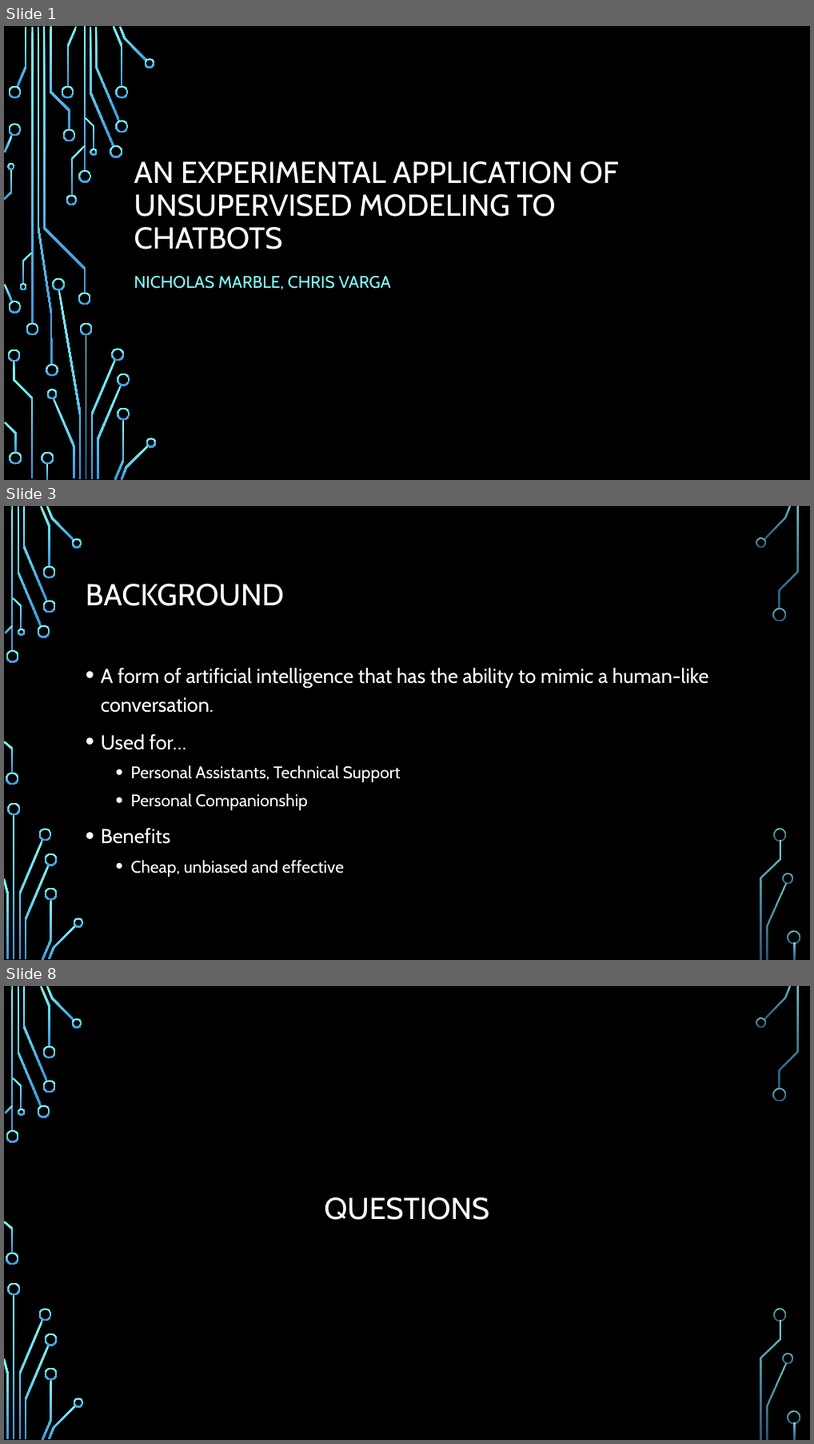
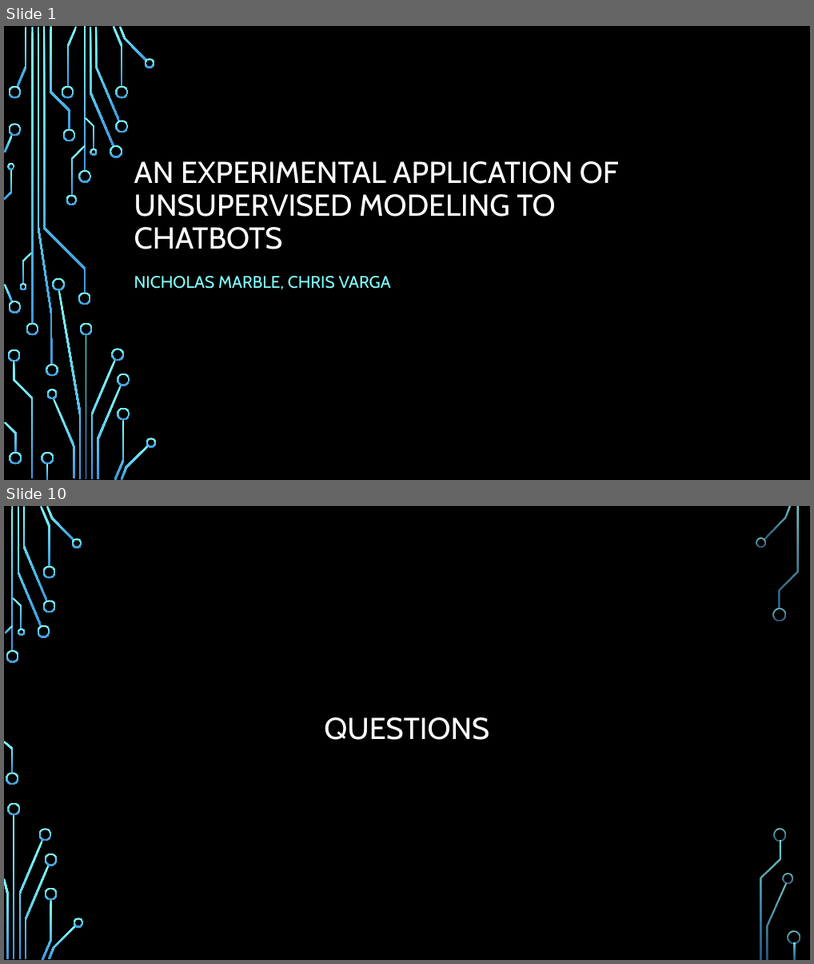
Before and after one commit to chrisvarga/chatbot, a slide deck: Marble_Varga_Prop_Presentation.pptx. Shown one above the other, each under a label of ours: slides 1, 3 and 8 before the commit, slides 1 and 10 after it; the slides between them are not shown. The pictures are 814x1444 and 814x964 pixels, drawn with LibreOffice and Linux fonts; fonts in the diff are those of the drawing; background and template pictures are left out. Boxes give left, top, right and bottom in pixels: in the first picture for what was removed or moved away, otherwise in the second. Text is boxed around its words. In the diff, an @@ line names an element or a change of style, - is before the commit and + after.

```diff
--- a/Marble_Varga_Prop_Presentation.pptx
+++ b/Marble_Varga_Prop_Presentation.pptx
@@ slide 3 removed at [4,506,810,960], background picture (left out); not listed: 36 template elements that a slide beside it also shows @@
@@ title removed at [86,584,284,606] @@
-BACKGROUND
@@ text removed at [101,668,710,876] @@
-• A form of artificial intelligence that has the ability to mimic a human-like conversation.
-• Used for…
-  • Personal Assistants, Technical Support
-  • Personal Companionship
-• Benefits
-  • Cheap, unbiased and effective
@@ what was slide 8 is now slide 10 @@
```
Also in this commit, not shown: 1 slide changed, 7 slides added, 4 other slides removed.
